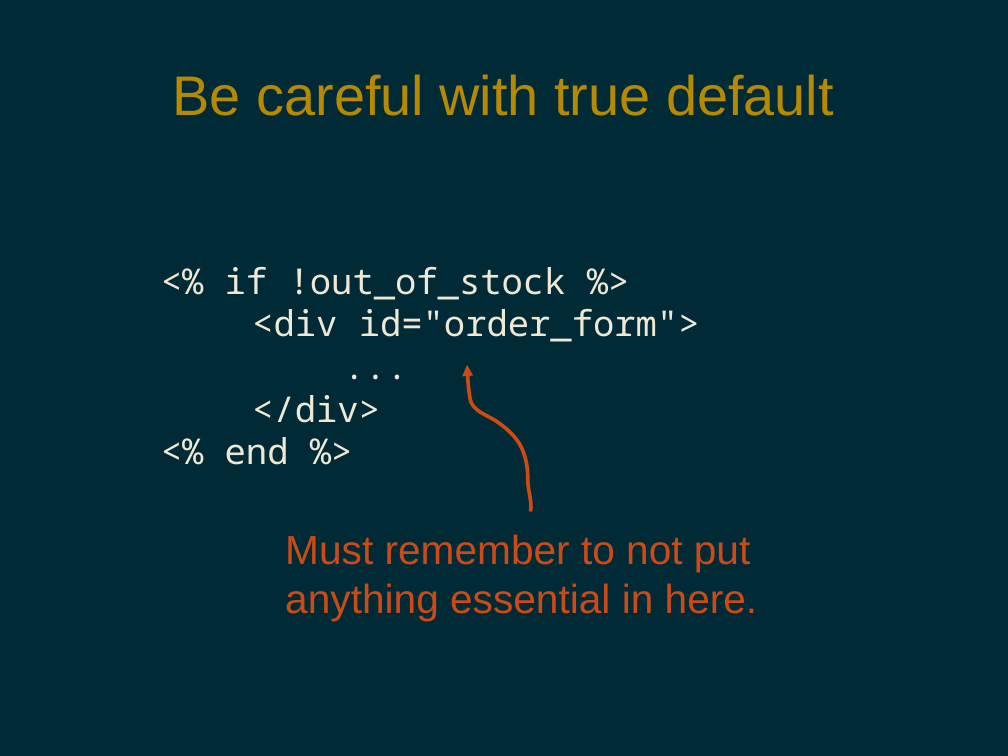
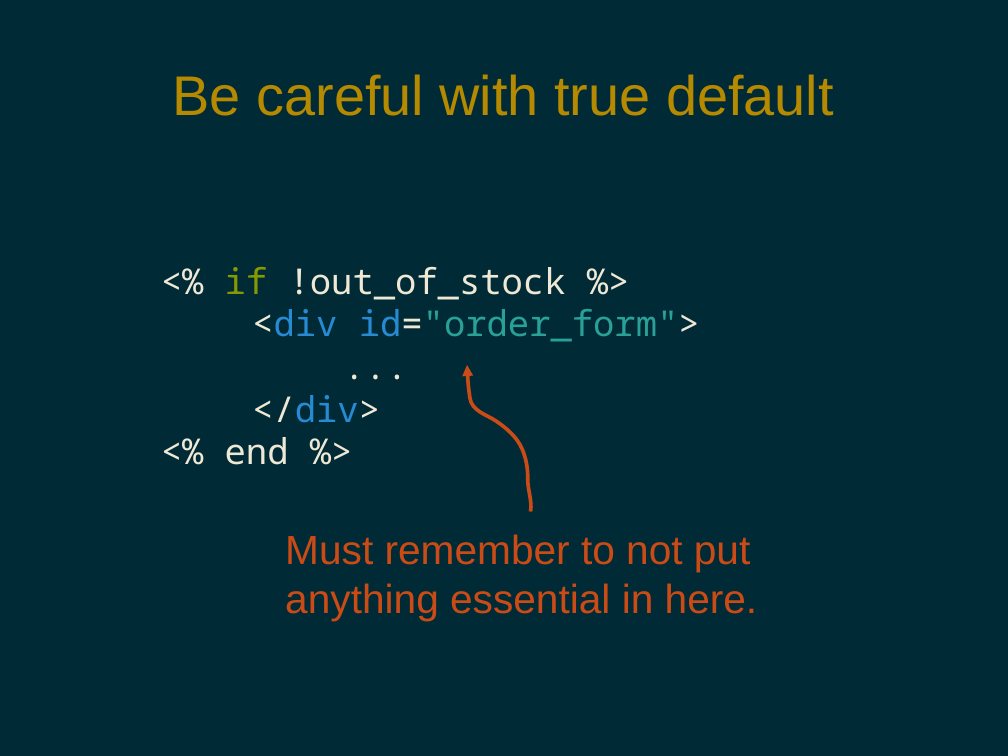
Before and after one commit to pdg137/always-default-to-false, a slide deck: slide 6 of always-default-to-false.odp (slide 9 before the commit). Drawn at 1008x756 pixels with LibreOffice and Linux fonts; fonts in the diff are those of the drawing. Boxes give left, top, right and bottom in pixels: in the first picture for what was removed or moved away, otherwise in the second. Text is boxed around its words. In the diff, an @@ line names an element or a change of style, - is before the commit and + after.

Commit message:
added colors, cleaned up slides

```diff
--- a/always-default-to-false.odp
+++ b/always-default-to-false.odp
@@ text at <box>225,266,700,423</box>: text colour #EEE8D5 to #859900 in "if"; text colour #EEE8D5 to #268BD2 in "<div id="order_form">", "</div>"; text colour #EEE8D5 to #2AA198 in "id="order_form">" @@
```
Also in this commit, not shown: 4 other slides changed, 1 slide added, 1 slide removed.
